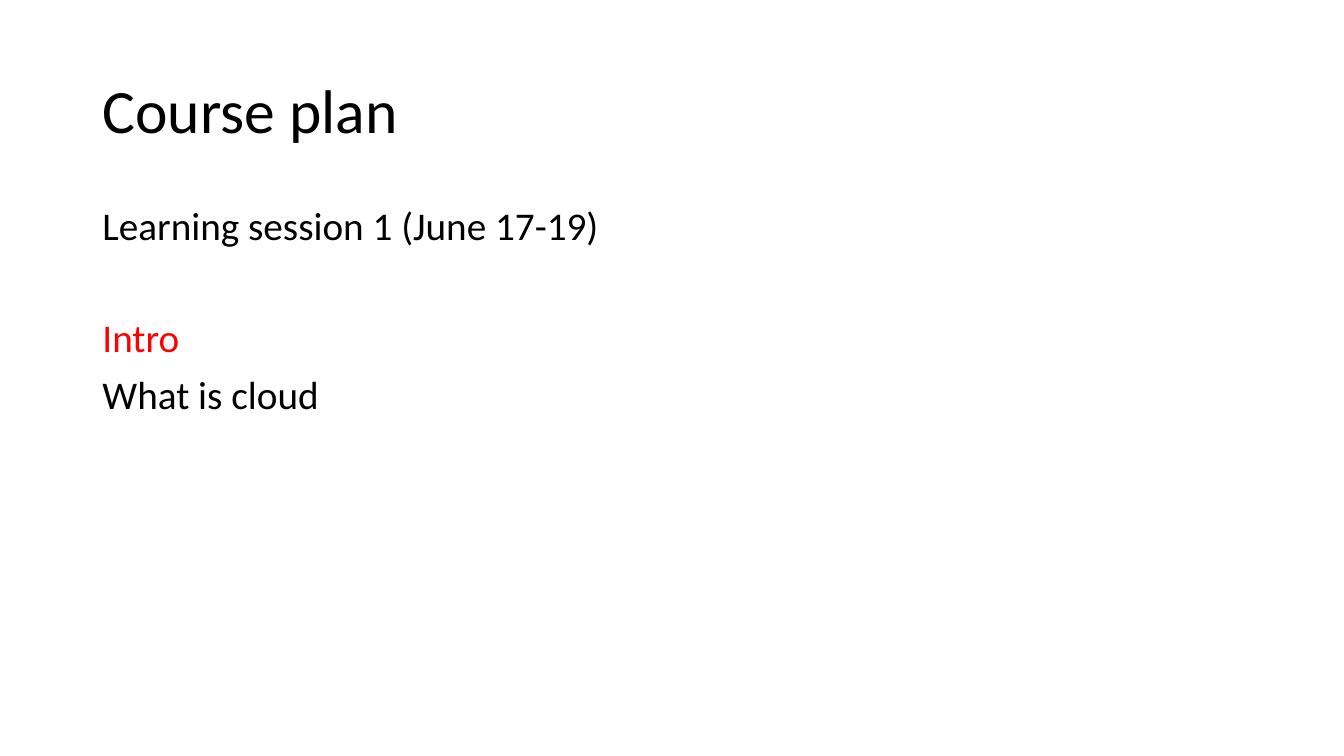
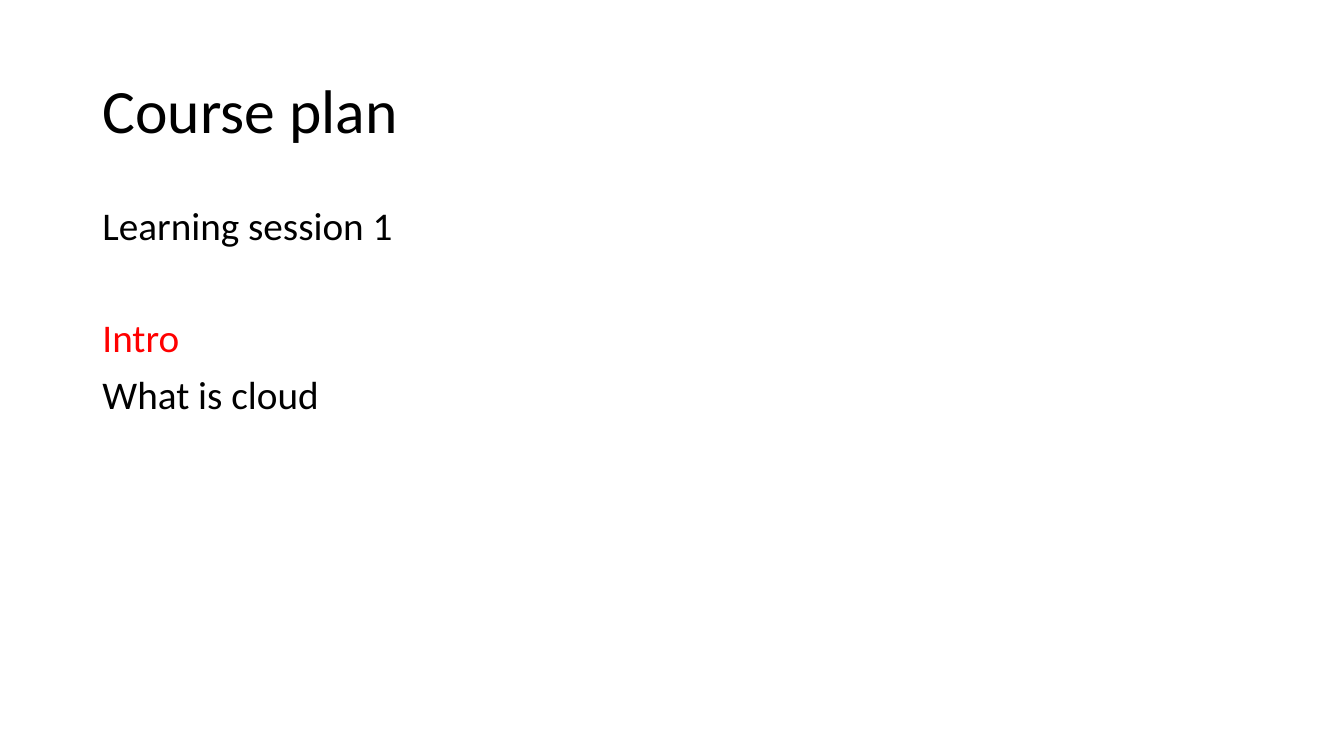
Before and after one commit to v1r7u/cloud_computing_old, a slide deck: slide 5 of presentations/01_Introduction.pptx. Drawn at 1344x756 pixels with LibreOffice and Linux fonts; fonts in the diff are those of the drawing. Boxes give left, top, right and bottom in pixels: in the first picture for what was removed or moved away, otherwise in the second. Text is boxed around its words. In the diff, an @@ line names an element or a change of style, - is before the commit and + after.

```diff
--- a/presentations/01_Introduction.pptx
+++ b/presentations/01_Introduction.pptx
@@ text at (102, 213, 393, 247): text changed @@
-Learning session 1 (June 17-19)
+Learning session 1
```
Also in this commit, not shown: 12 other slides changed, 6 other files.
